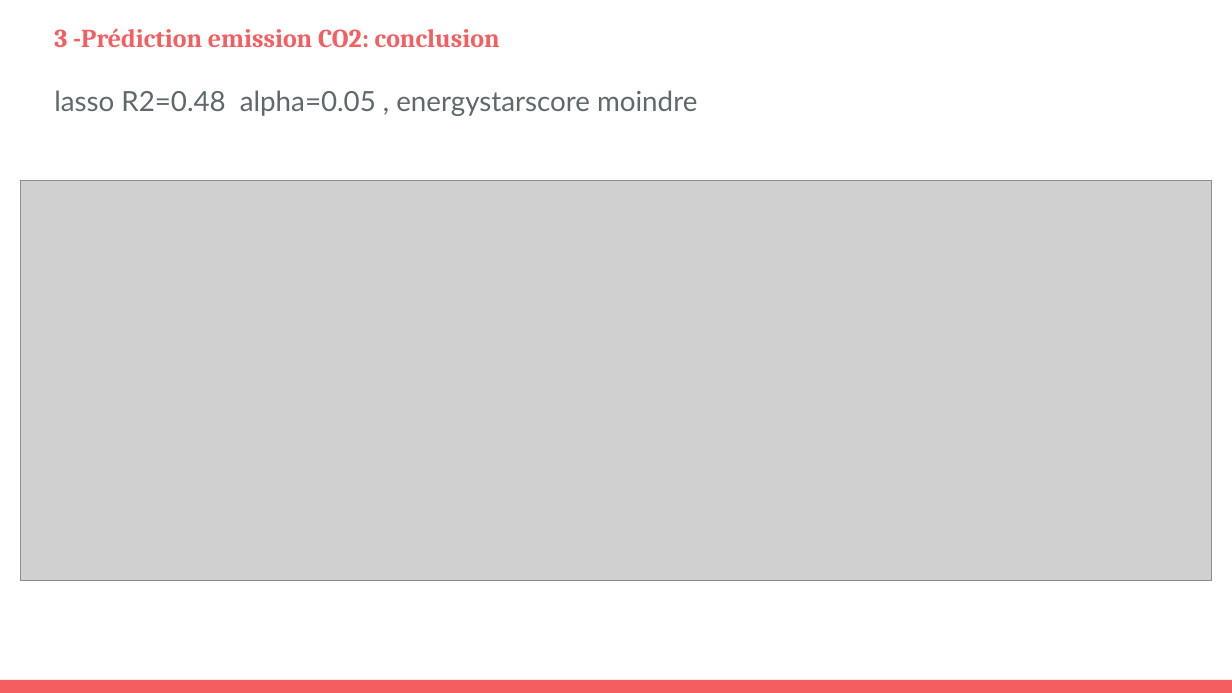
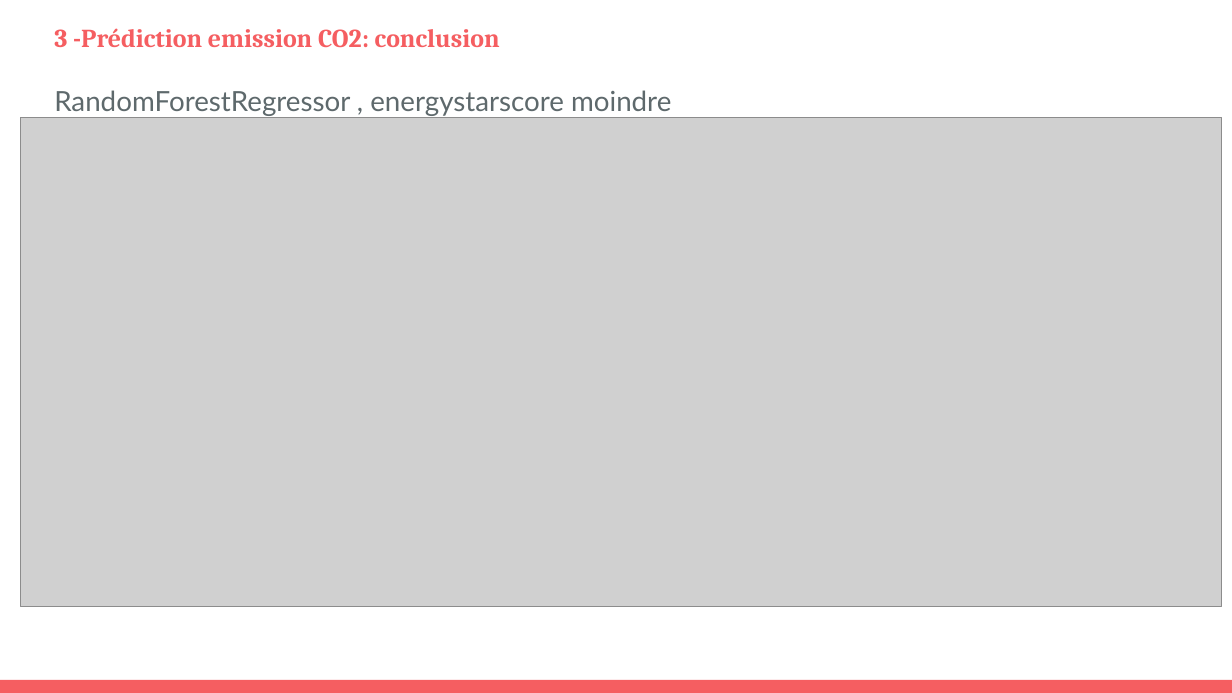
Before and after one commit to hoochycoochie/p4ml, a slide deck: slide 15 of DIOP_Amadou_4_presentation_082022.pptx (slide 14 before the commit). Drawn at 1232x693 pixels with LibreOffice and Linux fonts; fonts in the diff are those of the drawing; grey boxes stand for pictures. Boxes give left, top, right and bottom in pixels: in the first picture for what was removed or moved away, otherwise in the second. Text is boxed around its words. In the diff, an @@ line names an element or a change of style, - is before the commit and + after.

```diff
--- a/DIOP_Amadou_4_presentation_082022.pptx
+++ b/DIOP_Amadou_4_presentation_082022.pptx
@@ picture: place and size @@
-picture at <box>21,181,1212,582</box>
+picture at <box>21,117,1222,606</box>
@@ title at <box>54,90,671,116</box>: text changed @@
-lasso R2=0.48 alpha=0.05 , energystarscore moindre
+RandomForestRegressor , energystarscore moindre
```
Also in this commit, not shown: 6 other slides changed, 1 slide added, 3 other files.
